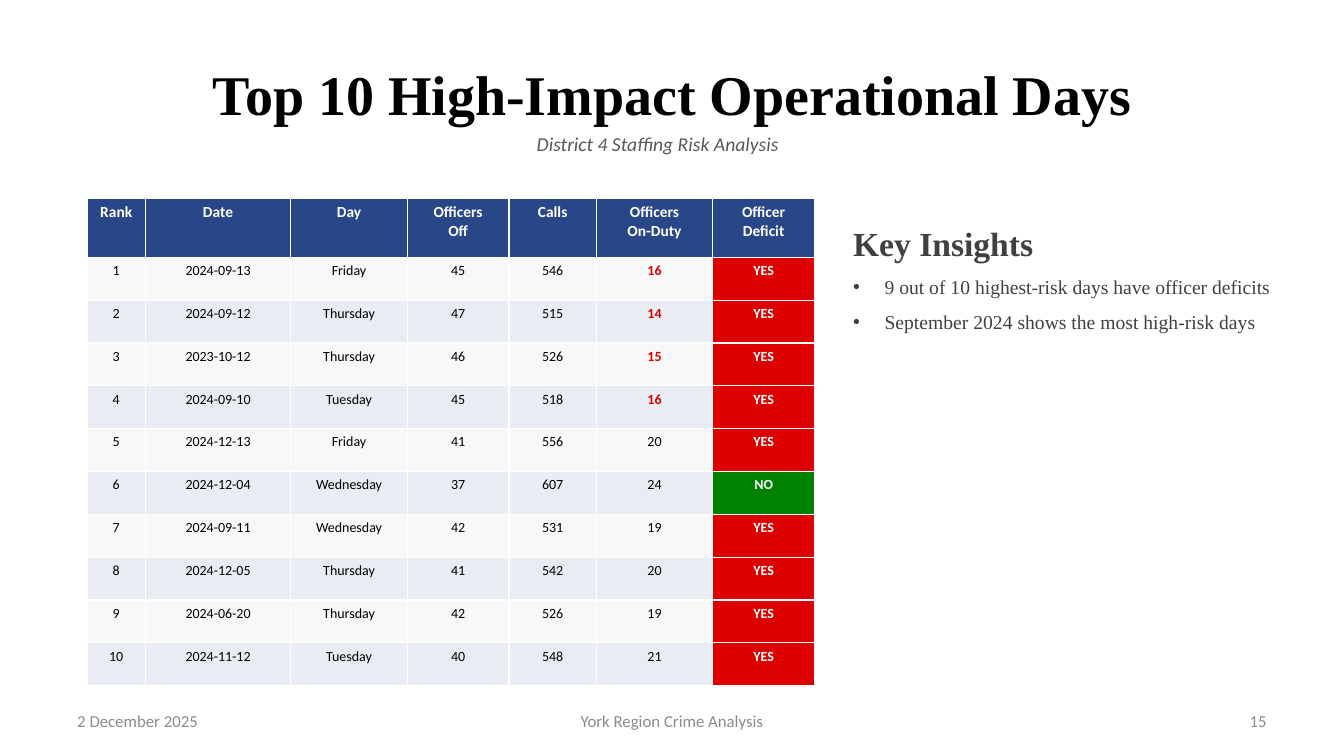
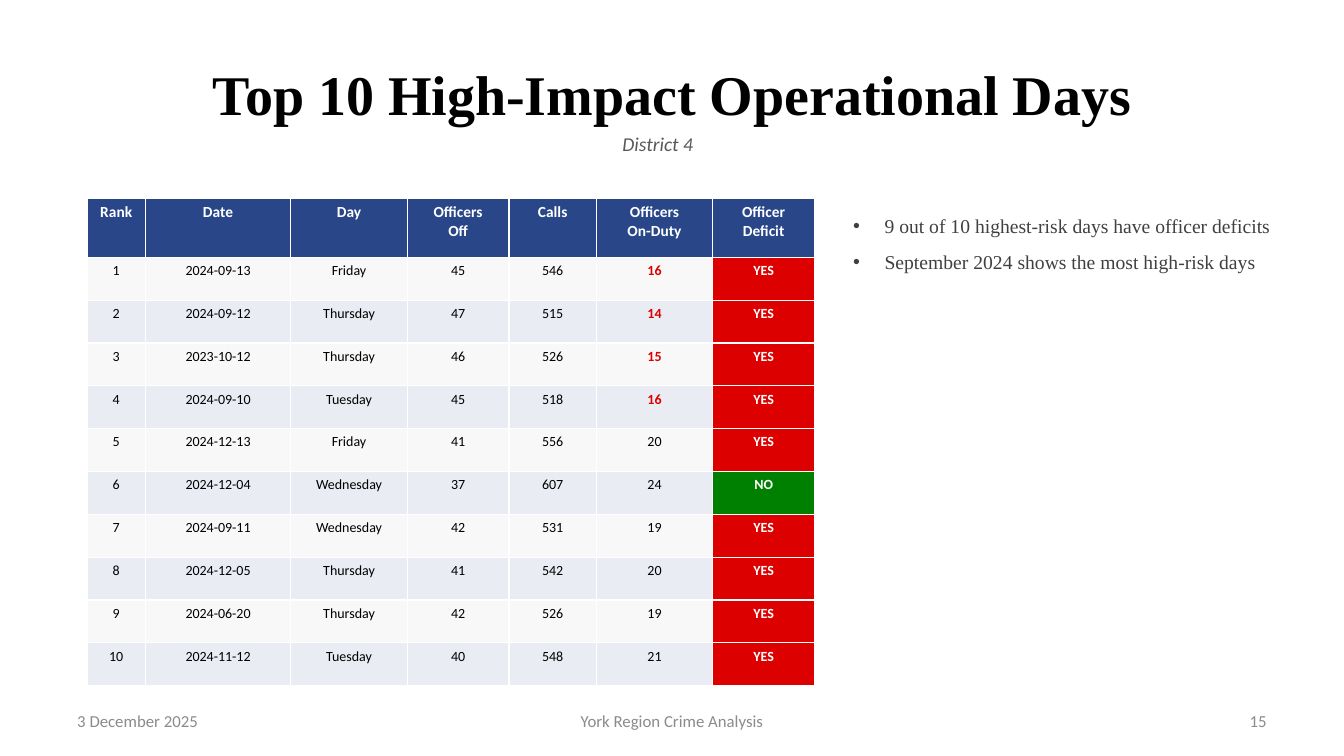
Before and after one commit to fuxima/YRP, a slide deck: slide 15 of YorkRegionCrimeAnalysis_presentation.pptx. Drawn at 1344x756 pixels with LibreOffice and Linux fonts; fonts in the diff are those of the drawing; background and template pictures are left out. Boxes give left, top, right and bottom in pixels: in the first picture for what was removed or moved away, otherwise in the second. Text is boxed around its words. In the diff, an @@ line names an element or a change of style, - is before the commit and + after.

```diff
--- a/YorkRegionCrimeAnalysis_presentation.pptx
+++ b/YorkRegionCrimeAnalysis_presentation.pptx
@@ text at bbox=[622, 137, 693, 151]: text changed @@
-District 4 Staffing Risk Analysis
+District 4
@@ text at bbox=[853, 232, 1033, 262]: paragraph removed @@
-Key Insights
@@ text at bbox=[77, 715, 198, 727]: text changed @@
-2 December 2025
+3 December 2025
```
Also in this commit, not shown: 26 other slides changed.
